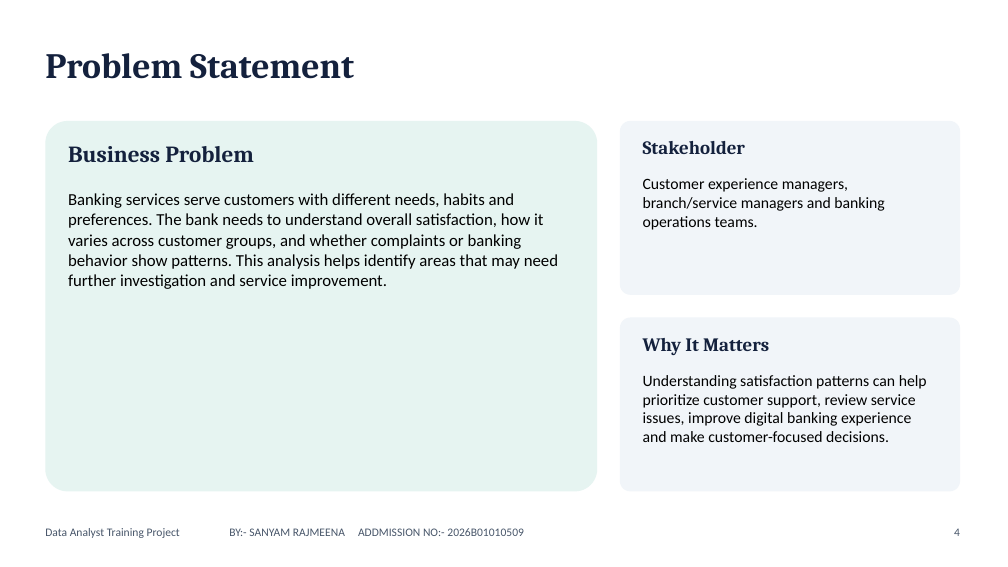
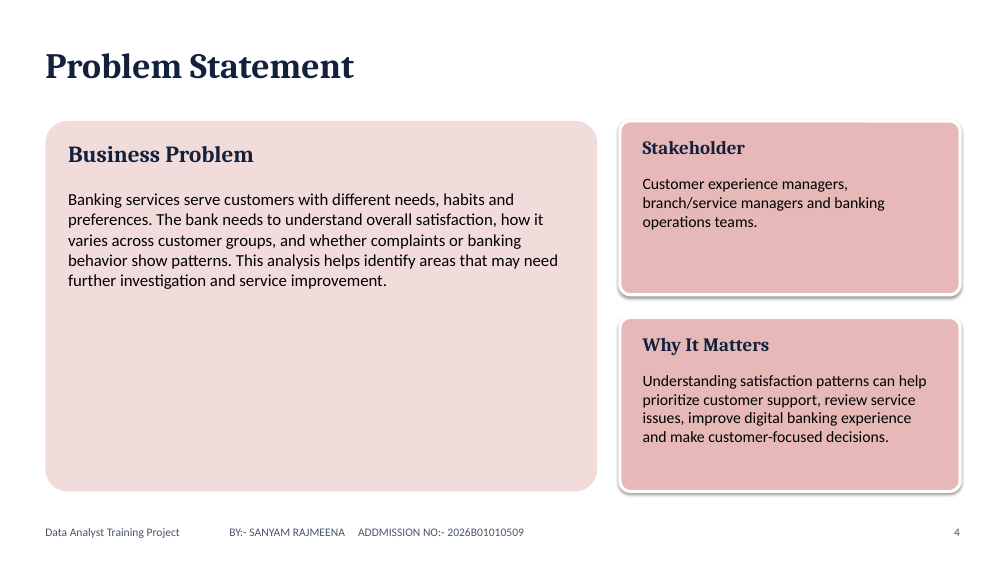
Before and after one commit to sai-secretive/HCL_DATA_ANALYTICS_PROJECT, a slide deck: slide 3 of script/presentation.pptx. Drawn at 1008x567 pixels with LibreOffice and Linux fonts; fonts in the diff are those of the drawing. Boxes give left, top, right and bottom in pixels: in the first picture for what was removed or moved away, otherwise in the second. Text is boxed around its words. In the diff, an @@ line names an element or a change of style, - is before the commit and + after.

```diff
--- a/script/presentation.pptx
+++ b/script/presentation.pptx
@@ rounded rectangle at box(45, 121, 597, 492): fill #E6F4F1 to #F2DCDB @@
@@ rounded rectangle at box(620, 121, 960, 295): fill #F1F5F9 to #E6B9B8; outline none to #FFFFFF 3 pt; shadow on @@
@@ rounded rectangle at box(620, 318, 960, 492): fill #F1F5F9 to #E6B9B8; outline none to #FFFFFF 3 pt; shadow on @@
```
Also in this commit, not shown: 11 other slides changed.
